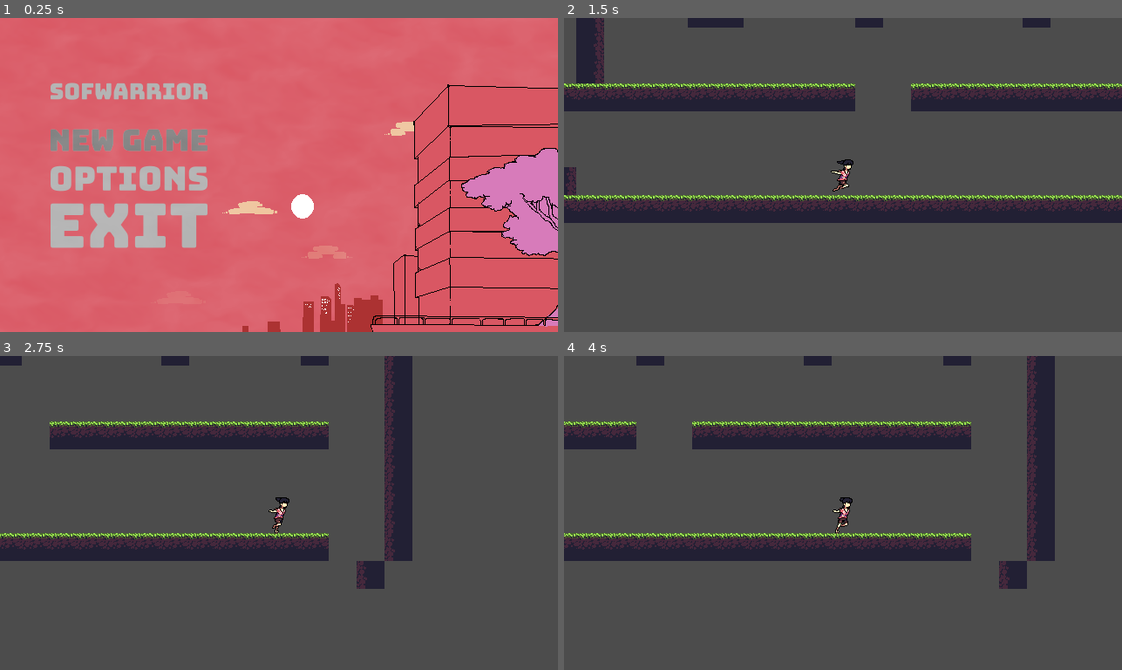
Above: before the commit, frames 1-4 (two rows, left to right).
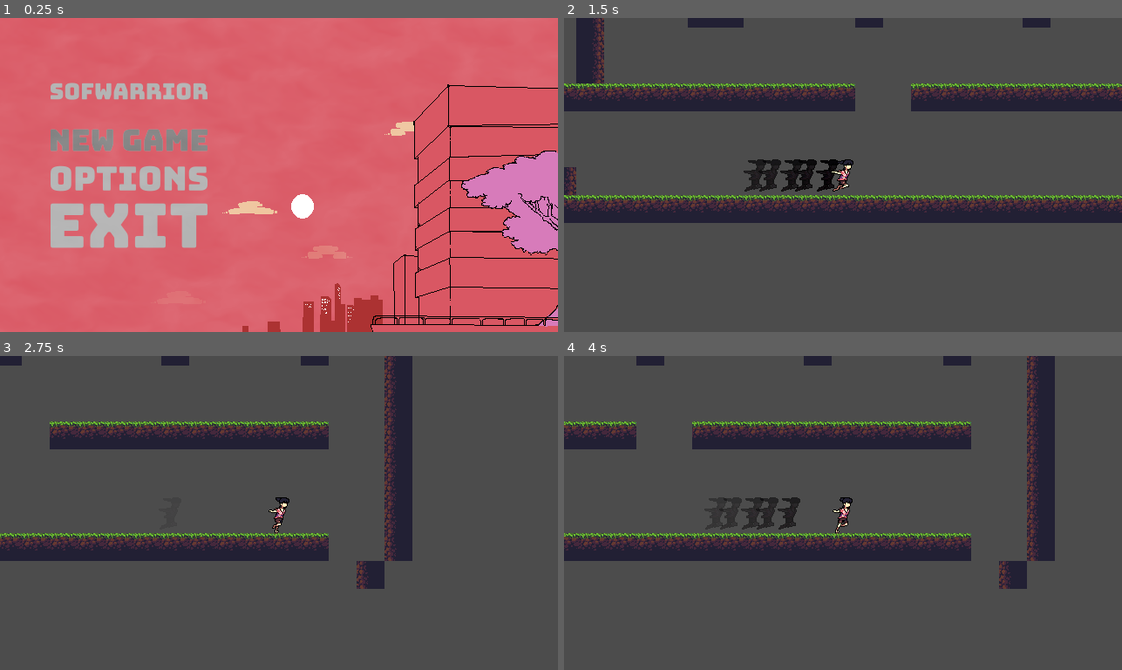
Above: after the commit, the same moments.

Repository: marcelo-lemos/Softwarrior
Game: Godot game, scene res://Nodes/UI/TitleScreen.tscn
Same seed, same stepped clock (60 frames per second), same inputs: the game is played once before the commit and once after it. The engine's default icon, where the game draws it, is replaced by a stand-in: a white triangle on a blue panel in a dark square.
Inputs (mouse positions are in pixels of both pictures, inside the frame that each line leads up to):
- Up to frame 1 (0.25 s): no input
- Up to frame 2 (1.5 s): click (692, 140) at 0.5 s; tap Enter (ui_accept) at 1.25 s; hold Right (ui_right) from 1.28 s (still down); hold C (dash) from 1.28 s (still down)
- Up to frame 3 (2.75 s): keep holding Right (ui_right); tap Z (jump) at 1.52, 2.27 s; release C (dash) at 2.03 s; tap C (dash) at 2.1 s
- Up to frame 4 (4 s): release Right (ui_right) at 2.78 s; hold Left (ui_left) 2.78-3.53 s; hold C (dash) 2.78-3.53 s; hold Right (ui_right) from 3.53 s (still down); tap C (dash) at 3.6 s; tap Z (jump) at 3.77 s

The runs differ from the first frame. In frame 1, 0.5% of the frame differs, in the area x 82-100%, y 41-76%; in frame 2, 4.0%, in the area x 0-100%, y 0-62%; in frame 3, 2.0%; in frame 4, 3.3%.

Commit message:
Add dash trail

Diff:
--- a/game/Nodes/Characters/GenericCharacter.tscn
+++ b/game/Nodes/Characters/GenericCharacter.tscn
@@ -1,9 +1,9 @@
-[gd_scene format=2]
+[gd_scene load_steps=2 format=2]
+
+[ext_resource path="res://Nodes/Characters/GenericCharacter.gd" type="Script" id=1]
 
 [node name="GenericCharacter" type="KinematicBody2D"]
-__meta__ = {
-"_edit_group_": true
-}
+script = ExtResource( 1 )
 
 [node name="Sprite" type="AnimatedSprite" parent="."]
 
--- /dev/null
+++ b/game/Nodes/Characters/Player/CPUParticles2D.gd
@@ -0,0 +1,28 @@
+extends CPUParticles2D
+
+# Declare member variables here. Examples:
+# var a = 2
+# var b = "text"
+var is_emitting = false
+# Called when the node enters the scene tree for the first time.
+
+func _physics_process(delta):
+	return
+	if(!is_emitting):
+		if(modulate.a > 0):
+			modulate.a -= 0.05
+
+func stop_emitting():
+	#is_emitting = false
+	#$Timer.start()
+	emitting = false
+
+
+func _on_Timer_timeout():
+	emitting = false
+
+func start_emitting():
+	#modulate.a = 1
+	emitting = true
+	#is_emitting = true
+	#$Timer.stop()
--- a/game/Nodes/Characters/Player/Dash.gd
+++ b/game/Nodes/Characters/Player/Dash.gd
@@ -7,12 +7,14 @@
 
 func enter():
 	print("Entering DASH")
+
 	sprite.play("Dash")
 	dash_time_count = 0.0
 	player.has_dash = false
 	.enter()
 
 func exit():
+	trail.stop_emitting()
 	print("Exiting DASH")
 	.exit()
 
@@ -20,11 +22,14 @@
 	return .handle_input(event)
 
 func update(delta):
+	trail.start_emitting()
 	player.velocity.y = 0.0
 
 	if sprite.flip_h == false:
+		trail.flip_h = false
 		player.velocity.x = DASH_VELOCITY
 	else:
+		trail.flip_h = true
 		player.velocity.x = -DASH_VELOCITY
 
 	dash_time_count += delta
--- a/game/Nodes/Characters/Player/Player.tscn
+++ b/game/Nodes/Characters/Player/Player.tscn
@@ -1,78 +1,86 @@
-[gd_scene load_steps=34 format=2]
+[gd_scene load_steps=38 format=2]
 
 [ext_resource path="res://Nodes/Characters/Player/PlayerController.gd" type="Script" id=1]
 [ext_resource path="res://Nodes/Characters/GenericCharacter.tscn" type="PackedScene" id=2]
-[ext_resource path="res://Assets/Sprites/MC/PlayerDash1.png" type="Texture" id=3]
-[ext_resource path="res://Assets/Sprites/MC/PlayerDash2.png" type="Texture" id=4]
-[ext_resource path="res://Assets/Sprites/MC/PlayerDash3.png" type="Texture" id=5]
-[ext_resource path="res://Assets/Sprites/MC/PlayerDash4.png" type="Texture" id=6]
-[ext_resource path="res://Assets/Sprites/MC/playerJumpUp.png" type="Texture" id=7]
-[ext_resource path="res://Assets/Sprites/MC/playerJumpDown.png" type="Texture" id=8]
-[ext_resource path="res://Assets/Sprites/MC/PlayerWall.png" type="Texture" id=9]
-[ext_resource path="res://Assets/Sprites/MC/PlayerIdle1.png" type="Texture" id=10]
-[ext_resource path="res://Assets/Sprites/MC/PlayerIdle2.png" type="Texture" id=11]
-[ext_resource path="res://Assets/Sprites/MC/PlayerIdle3.png" type="Texture" id=12]
-[ext_resource path="res://Assets/Sprites/MC/PlayerIdle4.png" type="Texture" id=13]
-[ext_resource path="res://Assets/Sprites/MC/PlayerIdle5.png" type="Texture" id=14]
-[ext_resource path="res://Assets/Sprites/MC/PlayerIdle6.png" type="Texture" id=15]
-[ext_resource path="res://Assets/Sprites/MC/PlayerRun1.png" type="Texture" id=16]
-[ext_resource path="res://Assets/Sprites/MC/PlayerRun2.png" type="Texture" id=17]
-[ext_resource path="res://Assets/Sprites/MC/PlayerRun3.png" type="Texture" id=18]
-[ext_resource path="res://Assets/Sprites/MC/PlayerRun4.png" type="Texture" id=19]
-[ext_resource path="res://Assets/Sprites/MC/PlayerRun5.png" type="Texture" id=20]
-[ext_resource path="res://Assets/Sprites/MC/PlayerRun6.png" type="Texture" id=21]
-[ext_resource path="res://Assets/Sprites/MC/PlayerRun7.png" type="Texture" id=22]
-[ext_resource path="res://Assets/Sprites/MC/PlayerRun8.png" type="Texture" id=23]
-[ext_resource path="res://Assets/Sprites/MC/PlayerRun9.png" type="Texture" id=24]
-[ext_resource path="res://Assets/Sprites/MC/PlayerRun10.png" type="Texture" id=25]
-[ext_resource path="res://Assets/Sprites/MC/PlayerRun11.png" type="Texture" id=26]
+[ext_resource path="res://Assets/Sprites/MC/playerJumpUp.png" type="Texture" id=3]
+[ext_resource path="res://Assets/Sprites/MC/PlayerDash1.png" type="Texture" id=4]
+[ext_resource path="res://Assets/Sprites/MC/PlayerDash2.png" type="Texture" id=5]
+[ext_resource path="res://Assets/Sprites/MC/PlayerDash3.png" type="Texture" id=6]
+[ext_resource path="res://Assets/Sprites/MC/PlayerDash4.png" type="Texture" id=7]
+[ext_resource path="res://Assets/Sprites/MC/PlayerRun1.png" type="Texture" id=8]
+[ext_resource path="res://Assets/Sprites/MC/PlayerRun2.png" type="Texture" id=9]
+[ext_resource path="res://Assets/Sprites/MC/PlayerRun3.png" type="Texture" id=10]
+[ext_resource path="res://Assets/Sprites/MC/PlayerRun4.png" type="Texture" id=11]
+[ext_resource path="res://Assets/Sprites/MC/PlayerRun5.png" type="Texture" id=12]
+[ext_resource path="res://Assets/Sprites/MC/PlayerRun6.png" type="Texture" id=13]
+[ext_resource path="res://Assets/Sprites/MC/PlayerRun7.png" type="Texture" id=14]
+[ext_resource path="res://Assets/Sprites/MC/PlayerRun8.png" type="Texture" id=15]
+[ext_resource path="res://Assets/Sprites/MC/PlayerRun9.png" type="Texture" id=16]
+[ext_resource path="res://Assets/Sprites/MC/PlayerRun10.png" type="Texture" id=17]
+[ext_resource path="res://Assets/Sprites/MC/PlayerRun11.png" type="Texture" id=18]
+[ext_resource path="res://Assets/Sprites/MC/playerJumpDown.png" type="Texture" id=19]
+[ext_resource path="res://Assets/Sprites/MC/PlayerWall.png" type="Texture" id=20]
+[ext_resource path="res://Assets/Sprites/MC/PlayerIdle1.png" type="Texture" id=21]
+[ext_resource path="res://Assets/Sprites/MC/PlayerIdle2.png" type="Texture" id=22]
+[ext_resource path="res://Assets/Sprites/MC/PlayerIdle3.png" type="Texture" id=23]
+[ext_resource path="res://Assets/Sprites/MC/PlayerIdle4.png" type="Texture" id=24]
+[ext_resource path="res://Assets/Sprites/MC/PlayerIdle5.png" type="Texture" id=25]
+[ext_resource path="res://Assets/Sprites/MC/PlayerIdle6.png" type="Texture" id=26]
 [ext_resource path="res://Nodes/Characters/Player/PlayerStateMachine.gd" type="Script" id=27]
 [ext_resource path="res://Nodes/Characters/Player/Move.gd" type="Script" id=28]
 [ext_resource path="res://Nodes/Characters/Player/Dash.gd" type="Script" id=29]
 [ext_resource path="res://Nodes/Characters/Player/MidAir.gd" type="Script" id=30]
 [ext_resource path="res://Nodes/Characters/Player/OnWall.gd" type="Script" id=31]
+[ext_resource path="res://Nodes/Characters/Player/TextureEmitter.gd" type="Script" id=32]
+[ext_resource path="res://Assets/Sprites/MC/PlayerDash1Flip.png" type="Texture" id=33]
+[ext_resource path="res://Nodes/Characters/Player/CPUParticles2D.gd" type="Script" id=34]
 
 [sub_resource type="SpriteFrames" id=1]
 animations = [ {
-"frames": [ ExtResource( 3 ), ExtResource( 4 ), ExtResource( 5 ), ExtResource( 6 ) ],
+"frames": [ ExtResource( 3 ) ],
+"loop": true,
+"name": "JumpUp",
+"speed": 5.0
+}, {
+"frames": [ ExtResource( 4 ), ExtResource( 5 ), ExtResource( 6 ), ExtResource( 7 ) ],
 "loop": true,
 "name": "Dash",
 "speed": 12.0
 }, {
-"frames": [ ExtResource( 7 ) ],
+"frames": [ ExtResource( 8 ), ExtResource( 9 ), ExtResource( 10 ), ExtResource( 11 ), ExtResource( 12 ), ExtResource( 13 ), ExtResource( 14 ), ExtResource( 15 ), ExtResource( 16 ), ExtResource( 17 ), ExtResource( 18 ) ],
 "loop": true,
-"name": "JumpUp",
-"speed": 5.0
+"name": "Run",
+"speed": 19.0
 }, {
-"frames": [ ExtResource( 8 ) ],
+"frames": [ ExtResource( 19 ) ],
 "loop": true,
 "name": "JumpDown",
 "speed": 5.0
 }, {
-"frames": [ ExtResource( 9 ) ],
+"frames": [ ExtResource( 20 ) ],
 "loop": true,
 "name": "Wall",
 "speed": 5.0
 }, {
-"frames": [ ExtResource( 10 ), ExtResource( 11 ), ExtResource( 12 ), ExtResource( 13 ), ExtResource( 14 ), ExtResource( 15 ) ],
+"frames": [ ExtResource( 21 ), ExtResource( 22 ), ExtResource( 23 ), ExtResource( 24 ), ExtResource( 25 ), ExtResource( 26 ) ],
 "loop": true,
 "name": "Idle",
 "speed": 10.0
-}, {
-"frames": [ ExtResource( 16 ), ExtResource( 17 ), ExtResource( 18 ), ExtResource( 19 ), ExtResource( 20 ), ExtResource( 21 ), ExtResource( 22 ), ExtResource( 23 ), ExtResource( 24 ), ExtResource( 25 ), ExtResource( 26 ) ],
-"loop": true,
-"name": "Run",
-"speed": 19.0
 } ]
 
 [sub_resource type="RectangleShape2D" id=2]
 extents = Vector2( 7.15685, 20.9156 )
+
+[sub_resource type="Gradient" id=3]
+offsets = PoolRealArray( 0, 0.754601, 1 )
+colors = PoolColorArray( 0.0823529, 0.0745098, 0.101961, 1, 0.0823529, 0.0745098, 0.101961, 0.317647, 0.0823529, 0.0745098, 0.101961, 0.0156863 )
 
 [node name="MainCharacter" type="Node2D"]
 script = ExtResource( 1 )
 
 [node name="GenericCharacter" parent="." instance=ExtResource( 2 )]
 collision_mask = 2
+script = null
 
 [node name="Sprite" parent="GenericCharacter" index="0"]
 frames = SubResource( 1 )
@@ -83,6 +91,7 @@
 shape = SubResource( 2 )
 
 [node name="WallDetection" type="Node2D" parent="GenericCharacter"]
+editor/display_folded = true
 
 [node name="FootLeft" type="RayCast2D" parent="GenericCharacter/WallDetection"]
 position = Vector2( 0, 18 )
@@ -111,6 +120,7 @@
 collision_mask = 2
 
 [node name="StateMachine" type="Node" parent="GenericCharacter"]
+editor/display_folded = true
 script = ExtResource( 27 )
 START_STATE = NodePath("Move")
 
@@ -129,5 +139,41 @@
 [node name="Camera2D" type="Camera2D" parent="GenericCharacter"]
 current = true
 
+[node name="TextureEmitter" type="Node2D" parent="GenericCharacter"]
+show_behind_parent = true
+script = ExtResource( 32 )
+
+[node name="Flip" type="CPUParticles2D" parent="GenericCharacter/TextureEmitter"]
+show_behind_parent = true
+emitting = false
+amount = 12
+lifetime = 0.5
+local_coords = false
+texture = ExtResource( 33 )
+gravity = Vector2( 0, 0 )
+color_ramp = SubResource( 3 )
+script = ExtResource( 34 )
+
+[node name="Timer" type="Timer" parent="GenericCharacter/TextureEmitter/Flip"]
+wait_time = 0.2
+one_shot = true
+
+[node name="Default" type="CPUParticles2D" parent="GenericCharacter/TextureEmitter"]
+show_behind_parent = true
+emitting = false
+amount = 12
+lifetime = 0.5
+local_coords = false
+texture = ExtResource( 4 )
+gravity = Vector2( 0, 0 )
+color_ramp = SubResource( 3 )
+script = ExtResource( 34 )
+
+[node name="Timer" type="Timer" parent="GenericCharacter/TextureEmitter/Default"]
+wait_time = 0.2
+one_shot = true
+
+[connection signal="timeout" from="GenericCharacter/TextureEmitter/Flip/Timer" to="GenericCharacter/TextureEmitter/Flip" method="_on_Timer_timeout"]
+[connection signal="timeout" from="GenericCharacter/TextureEmitter/Default/Timer" to="GenericCharacter/TextureEmitter/Default" method="_on_Timer_timeout"]
 
 [editable path="GenericCharacter"]
--- a/game/Nodes/Characters/Player/PlayerBaseState.gd
+++ b/game/Nodes/Characters/Player/PlayerBaseState.gd
@@ -7,7 +7,7 @@
 onready var body = get_node("../..")
 onready var sprite = body.get_node("Sprite")
 onready var wallDetection = body.get_node("WallDetection")
-
+onready var trail = body.get_node("TextureEmitter")
 func enter():
 	pass
 
--- /dev/null
+++ b/game/Nodes/Characters/Player/TextureEmitter.gd
@@ -0,0 +1,34 @@
+extends Node2D
+
+# Declare member variables here. Examples:
+# var a = 2
+# var b = "text"
+var flip_h = false setget set_flip_h
+var is_emitting = false
+# Called when the node enters the scene tree for the first time.
+func _ready():
+	pass # Replace with function body.
+
+# Called every frame. 'delta' is the elapsed time since the previous frame.
+
+
+func stop_emitting():
+	if(flip_h == true):
+		$Flip.stop_emitting()
+	else:
+		$Default.stop_emitting()
+
+func start_emitting():
+	if(flip_h == true):
+		$Flip.start_emitting()
+	else:
+		$Default.start_emitting()
+
+func set_flip_h(value):
+	if(value == true):
+		$Flip.start_emitting()
+		$Default.stop_emitting()
+	else:
+		$Flip.stop_emitting()
+		$Default.start_emitting()
+	flip_h = value
--- a/game/Nodes/UI/TitleScreen.tscn
+++ b/game/Nodes/UI/TitleScreen.tscn
@@ -98,7 +98,7 @@
 [node name="Arvore" type="AnimatedSprite" parent="."]
 z_index = 3
 frames = SubResource( 1 )
-frame = 2
+frame = 4
 playing = true
 centered = false
 
Binary file added: game/Assets/Sprites/MC/PlayerDash1Flip.png
Not shown, added: game/Assets/Sprites/MC/PlayerDash1Flip.png.import
Binary file changed: game/Assets/Sprites/Map/Tileset.png
